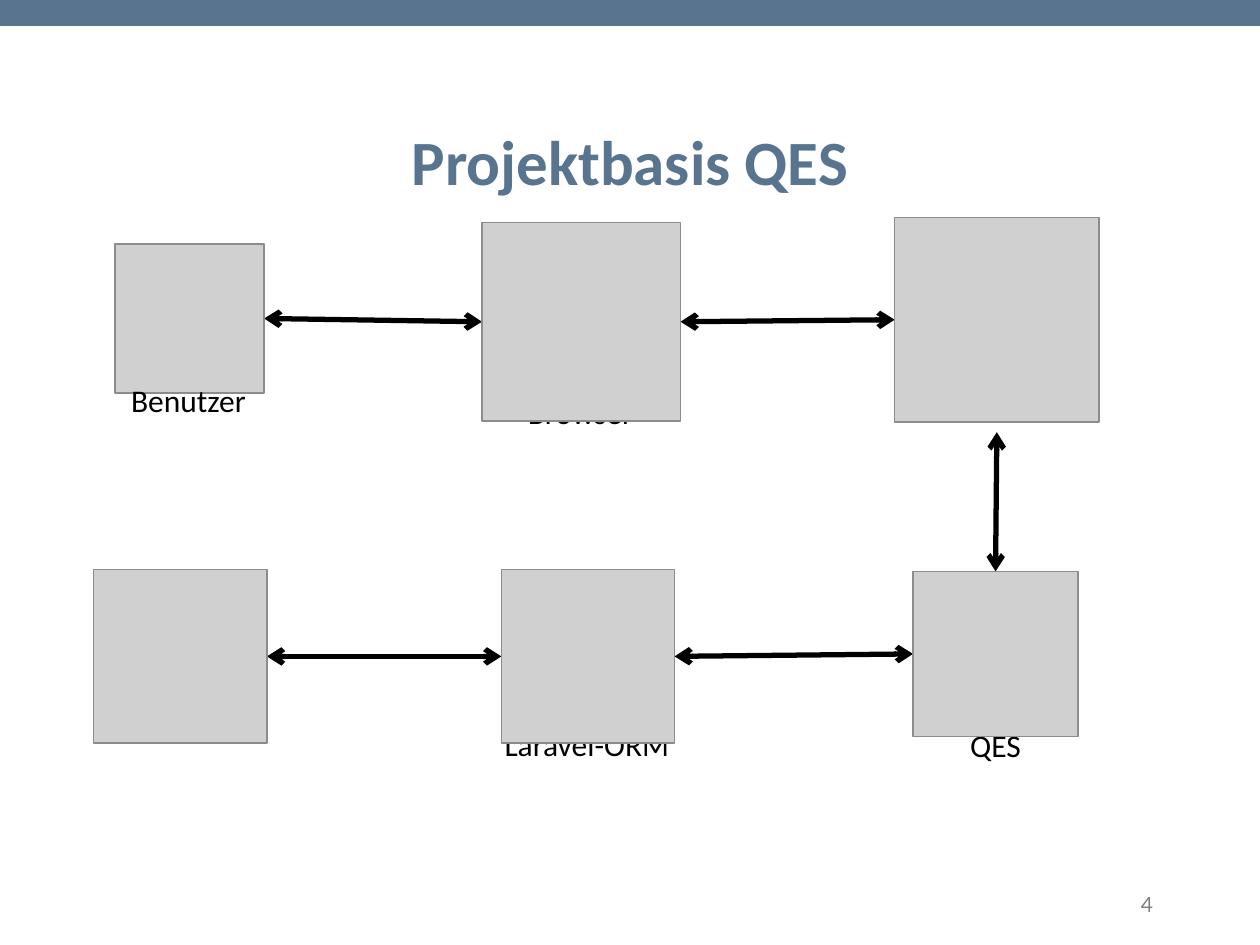
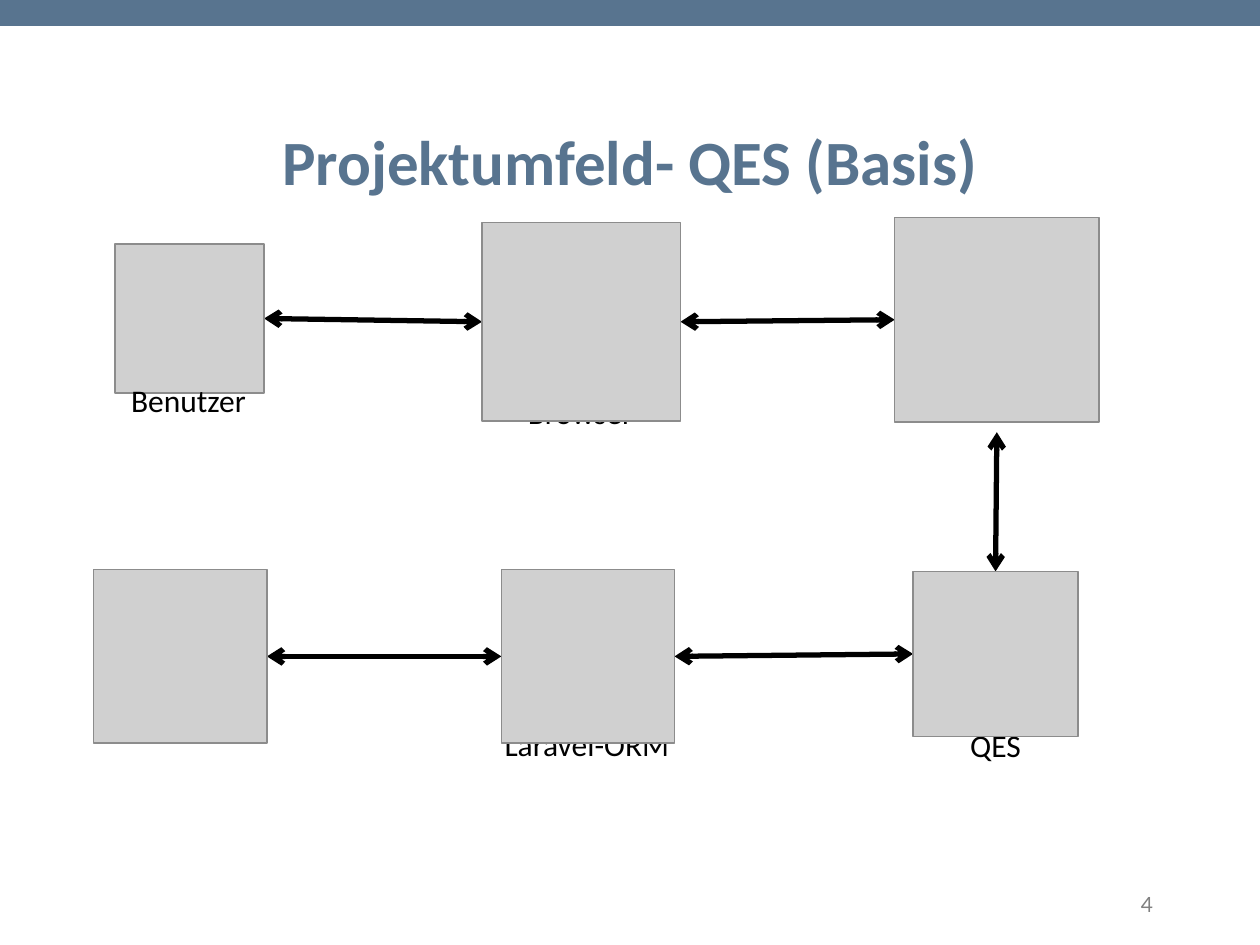
Before and after one commit to TwoHorus/dbExelExportLaravel, a slide deck: slide 4 of DOC/Fachgespraech.pptx. Drawn at 1260x945 pixels with LibreOffice and Linux fonts; fonts in the diff are those of the drawing; grey boxes stand for pictures; background and template pictures are left out. Boxes give left, top, right and bottom in pixels: in the first picture for what was removed or moved away, otherwise in the second. Text is boxed around its words. In the diff, an @@ line names an element or a change of style, - is before the commit and + after.

```diff
--- a/DOC/Fachgespraech.pptx
+++ b/DOC/Fachgespraech.pptx
@@ title at [282,138,977,196]: text changed @@
-Projektbasis QES
+Projektumfeld- QES (Basis)
```
Also in this commit, not shown: 3 other slides changed, 7 slides added, 1 slide removed.
